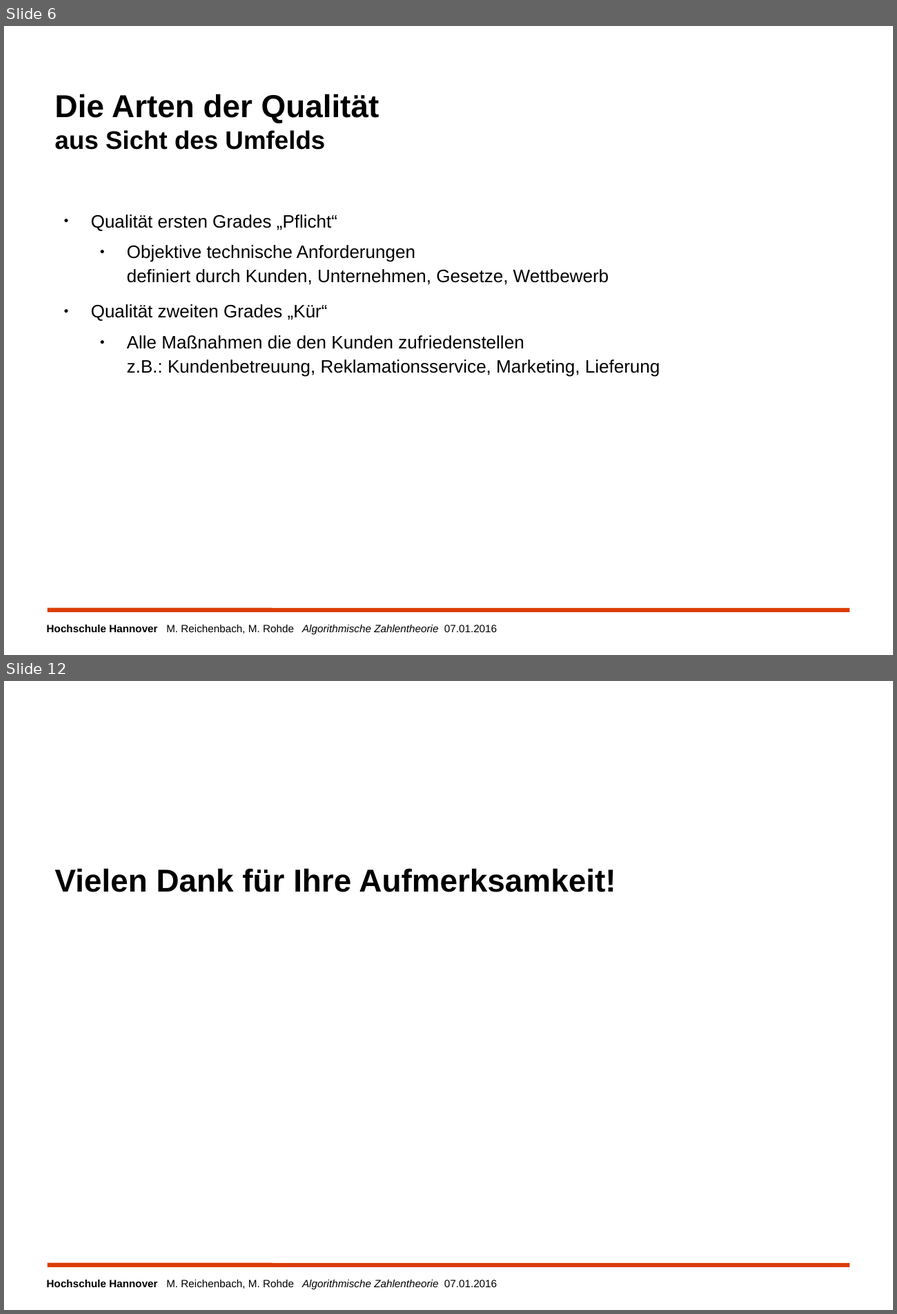
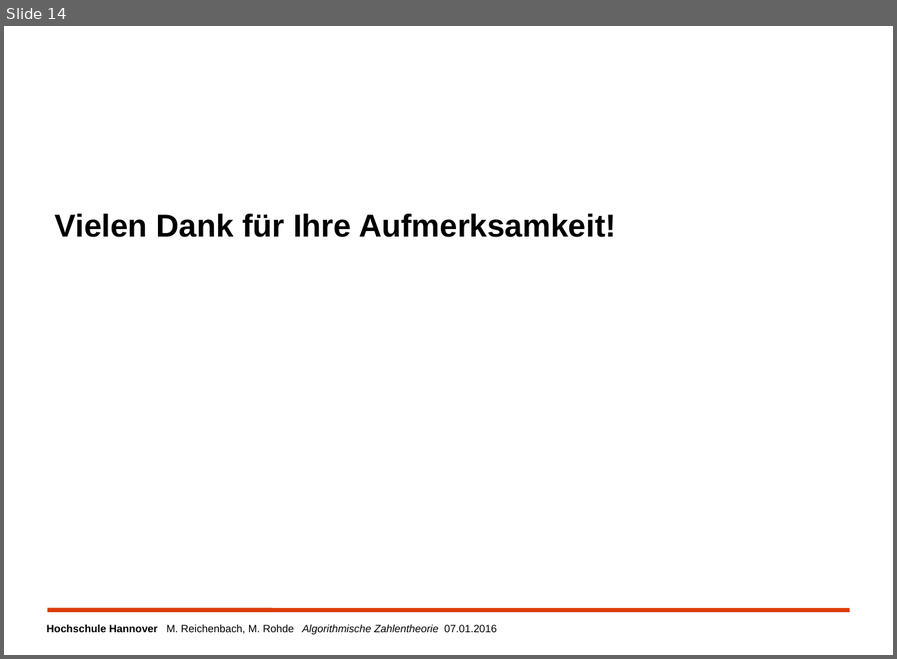
Before and after one commit to MReichenbach/SeminarAK, a slide deck: vortrag/AuKSeminarZahlentheorie.odp. Shown one above the other, each under a label of ours: slides 6 and 12 before the commit, slide 14 after it; the slides between them are not shown. The pictures are 897x1314 and 897x659 pixels, drawn with LibreOffice and Linux fonts; fonts in the diff are those of the drawing; background and template pictures are left out. Boxes give left, top, right and bottom in pixels: in the first picture for what was removed or moved away, otherwise in the second. Text is boxed around its words. In the diff, an @@ line names an element or a change of style, - is before the commit and + after.

```diff
--- a/vortrag/AuKSeminarZahlentheorie.odp
+++ b/vortrag/AuKSeminarZahlentheorie.odp
@@ slide 6 removed at (x1=4, y1=26, x2=893, y2=655), background #FFFFFF; not listed: 2 template elements that a slide beside it also shows @@
@@ title removed at (x1=55, y1=94, x2=379, y2=150) @@
-Die Arten der Qualität
-aus Sicht des Umfelds
@@ text removed at (x1=91, y1=214, x2=660, y2=377) @@
-● Qualität ersten Grades „Pflicht“
-  ● Objektive technische Anforderungen
-    definiert durch Kunden, Unternehmen, Gesetze, Wettbewerb
-● Qualität zweiten Grades „Kür“
-  ● Alle Maßnahmen die den Kunden zufriedenstellen
-    z.B.: Kundenbetreuung, Reklamationsservice, Marketing, Lieferung
@@ what was slide 12 is now slide 14 @@
```
Also in this commit, not shown: 12 slides added, 9 other slides removed.
